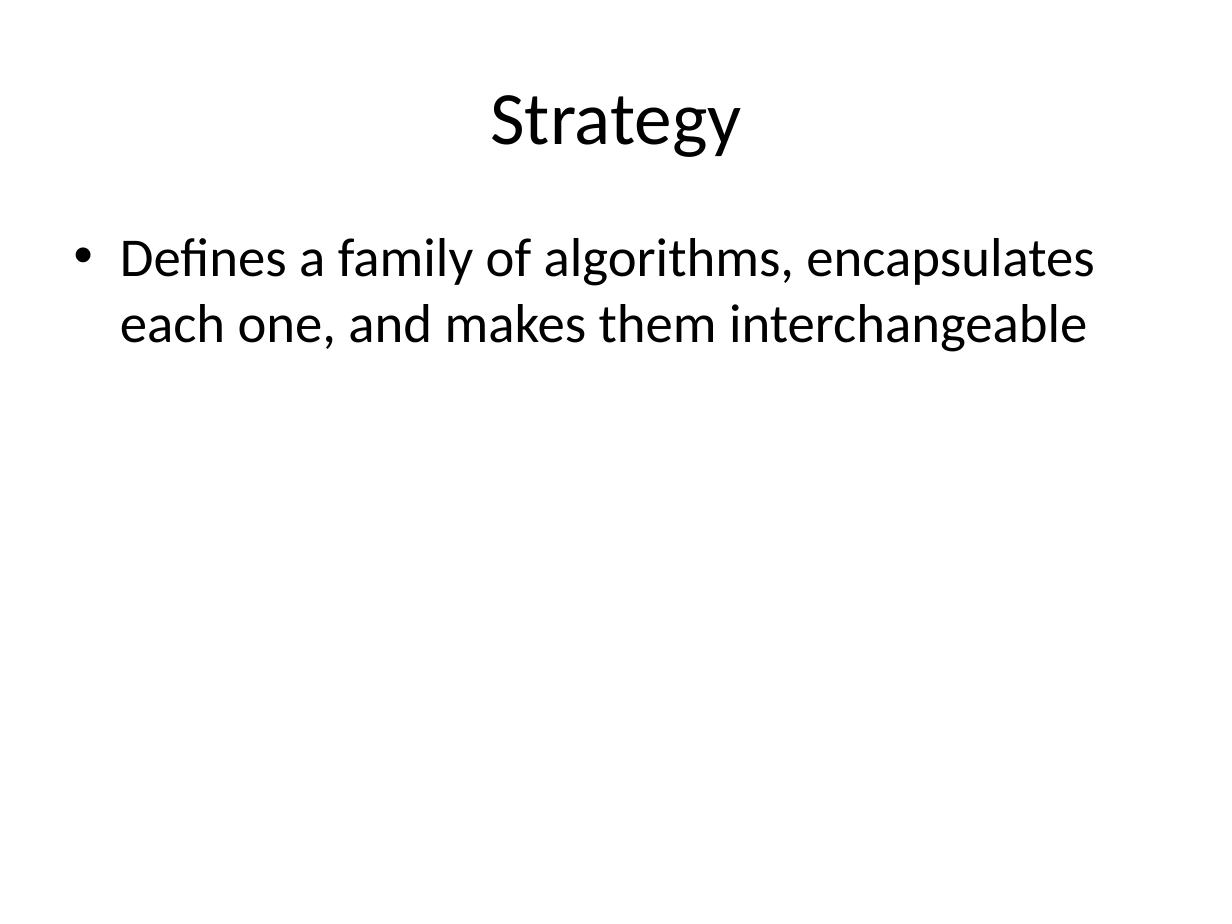
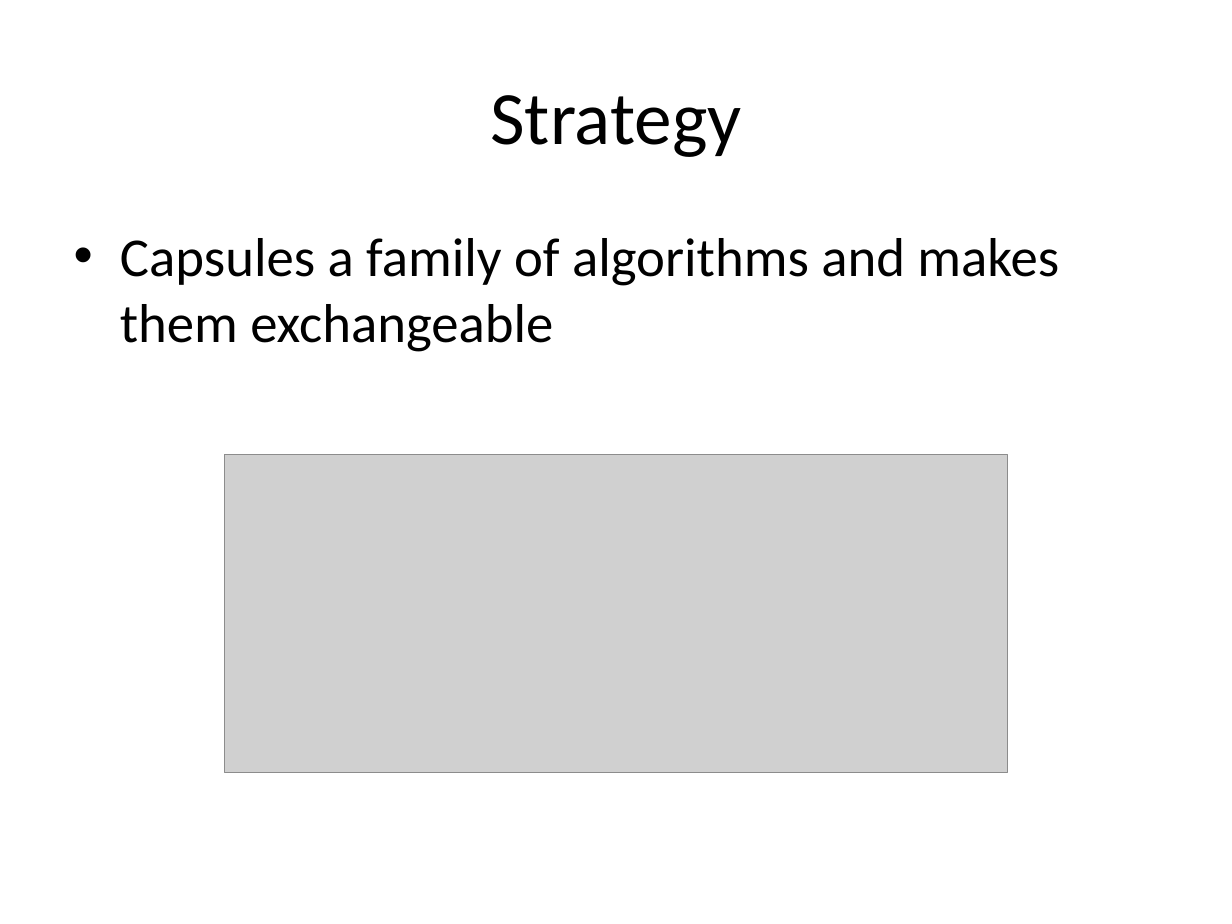
Before and after one commit to kamyu104/GofPatterns, a slide deck: slide 6 of Effective patterns.ppt (slide 5 before the commit). Drawn at 1232x924 pixels with LibreOffice and Linux fonts; fonts in the diff are those of the drawing; grey boxes stand for pictures. Boxes give left, top, right and bottom in pixels: in the first picture for what was removed or moved away, otherwise in the second. Text is boxed around its words. In the diff, an @@ line names an element or a change of style, - is before the commit and + after.

```diff
--- a/Effective patterns.ppt
+++ b/Effective patterns.ppt
@@ text at (120,238,1059,352): text changed @@
-• Defines a family of algorithms, encapsulates each one, and makes them interchangeable
+• Capsules a family of algorithms and makes them exchangeable
@@ picture added at (224,455,1007,772) @@
```
Also in this commit, not shown: 5 other slides changed, 27 slides added, 19 slides removed, 4 other files.
